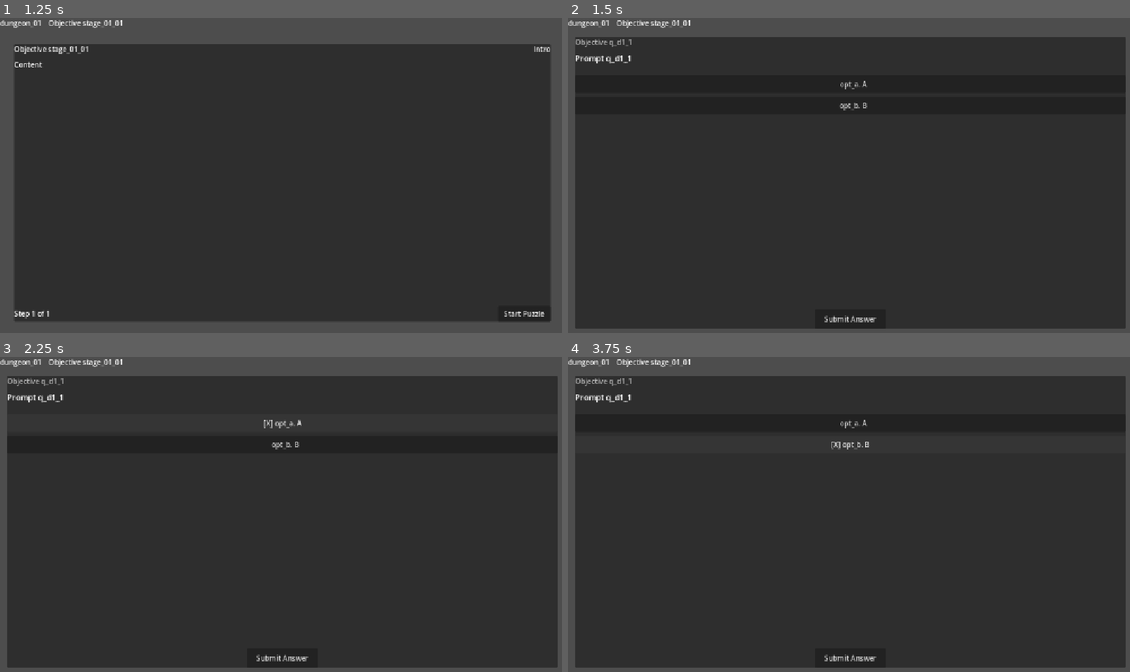
Above: before the commit, frames 1-4 (two rows, left to right).
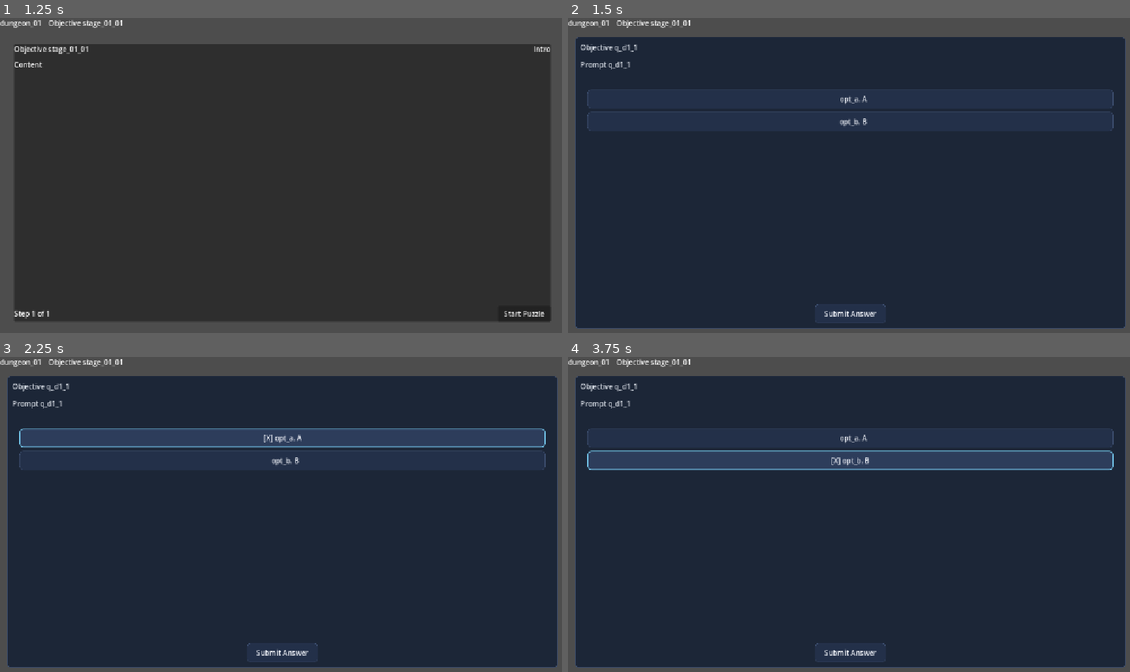
Above: after the commit, the same moments.

Repository: vanthanhcampus57-dev/Mathos
Game: Godot game, scene res://src/app/app_root.tscn
Same seed, same stepped clock (60 frames per second), same inputs: the game is played once before the commit and once after it.
Inputs:
- Up to frame 1 (1.25 s): click "Start New Game" at 0.5 s
- Up to frame 2 (1.5 s): click "Start Puzzle" at 1.25 s
- Up to frame 3 (2.25 s): click "opt_a. A" at 2 s
- Up to frame 4 (3.75 s): click "[X] opt_a. A" at 2.75 s; click "opt_b. B" at 3.5 s

Frame 1 is identical in both runs. In frame 2, 13% of the frame differs, in the area x 1-100%, y 6-99%; in frame 3, 18%; in frame 4, 11%.

Commit message:
feat(ui): implement production Question shell card container and prompt presentation on shared Mathos theme

Diff:
--- a/src/ui/question/question_panel.gd
+++ b/src/ui/question/question_panel.gd
@@ -30,6 +30,10 @@
 	size_flags_horizontal = SIZE_EXPAND_FILL
 	size_flags_vertical = SIZE_EXPAND_FILL
 	custom_minimum_size = Vector2(400, 300)
+
+	if theme == null:
+		theme = load("res://src/ui/theme/mathos_theme.tres")
+	theme_type_variation = &"MathosCard"
 
 	if _main_vbox == null:
 		_main_vbox = get_node_or_null("MainVBox") as VBoxContainer
@@ -51,20 +55,22 @@
 		_main_vbox.set_anchors_preset(PRESET_FULL_RECT)
 		_main_vbox.size_flags_horizontal = SIZE_EXPAND_FILL
 		_main_vbox.size_flags_vertical = SIZE_EXPAND_FILL
-		_main_vbox.add_theme_constant_override("separation", 12)
+		_main_vbox.add_theme_constant_override("separation", 16)
 		add_child(_main_vbox)
 
 	if _objective_label == null:
 		_objective_label = Label.new()
 		_objective_label.name = "ObjectiveLabel"
+		_objective_label.theme_type_variation = &"MathosMeta"
 		_objective_label.visible = false
 		_main_vbox.add_child(_objective_label)
 
 	if _prompt_label == null:
 		_prompt_label = Label.new()
 		_prompt_label.name = "PromptLabel"
+		_prompt_label.theme_type_variation = &"MathosHeading"
 		_prompt_label.autowrap_mode = TextServer.AUTOWRAP_WORD_SMART
-		_prompt_label.custom_minimum_size = Vector2(0, 40)
+		_prompt_label.custom_minimum_size = Vector2(0, 44)
 		_prompt_label.size_flags_horizontal = SIZE_EXPAND_FILL
 		_main_vbox.add_child(_prompt_label)
 
@@ -78,6 +84,7 @@
 	if _feedback_label == null:
 		_feedback_label = Label.new()
 		_feedback_label.name = "FeedbackLabel"
+		_feedback_label.autowrap_mode = TextServer.AUTOWRAP_WORD_SMART
 		_feedback_label.visible = false
 		_main_vbox.add_child(_feedback_label)
 
@@ -88,6 +95,16 @@
 		_submit_button.custom_minimum_size = Vector2(160, 44)
 		_submit_button.size_flags_horizontal = SIZE_SHRINK_CENTER
 		_main_vbox.add_child(_submit_button)
+
+	# Ensure theme variations and layout properties on existing scene nodes
+	if _objective_label != null:
+		_objective_label.theme_type_variation = &"MathosMeta"
+	if _prompt_label != null:
+		_prompt_label.theme_type_variation = &"MathosHeading"
+		_prompt_label.autowrap_mode = TextServer.AUTOWRAP_WORD_SMART
+		_prompt_label.custom_minimum_size = Vector2(0, 44)
+	if _feedback_label != null:
+		_feedback_label.autowrap_mode = TextServer.AUTOWRAP_WORD_SMART
 
 	if _submit_button != null and not _submit_button.pressed.is_connected(_on_submit_button_pressed):
 		_submit_button.pressed.connect(_on_submit_button_pressed)
--- a/src/ui/question/question_panel.tscn
+++ b/src/ui/question/question_panel.tscn
@@ -1,6 +1,7 @@
-[gd_scene load_steps=2 format=3 uid="uid://c8qpanel001"]
+[gd_scene load_steps=3 format=3 uid="uid://c8qpanel001"]
 
 [ext_resource type="Script" path="res://src/ui/question/question_panel.gd" id="1_qpanel"]
+[ext_resource type="Theme" path="res://src/ui/theme/mathos_theme.tres" id="2_mtheme"]
 
 [node name="QuestionPanel" type="PanelContainer"]
 anchors_preset = 15
@@ -10,36 +11,39 @@
 grow_vertical = 2
 size_flags_horizontal = 3
 size_flags_vertical = 3
+theme = ExtResource("2_mtheme")
+theme_type_variation = &"MathosCard"
 script = ExtResource("1_qpanel")
 
 [node name="MainVBox" type="VBoxContainer" parent="."]
 layout_mode = 2
 size_flags_horizontal = 3
 size_flags_vertical = 3
-theme_override_constants/separation = 12
+theme_override_constants/separation = 16
 
 [node name="ObjectiveLabel" type="Label" parent="MainVBox"]
 visible = false
 layout_mode = 2
-theme_override_colors/font_color = Color(0.7, 0.7, 0.7, 1)
+theme_type_variation = &"MathosMeta"
 
 [node name="PromptLabel" type="Label" parent="MainVBox"]
-custom_minimum_size = Vector2(0, 40)
+custom_minimum_size = Vector2(0, 44)
 layout_mode = 2
 size_flags_horizontal = 3
-theme_override_colors/font_color = Color(1, 1, 1, 1)
-theme_override_font_sizes/font_size = 18
+theme_type_variation = &"MathosHeading"
 autowrap_mode = 3
 
 [node name="InteractionContainer" type="MarginContainer" parent="MainVBox"]
 layout_mode = 2
 size_flags_horizontal = 3
 size_flags_vertical = 3
+theme_override_constants/margin_top = 8
+theme_override_constants/margin_bottom = 8
 
 [node name="FeedbackLabel" type="Label" parent="MainVBox"]
 visible = false
 layout_mode = 2
-theme_override_colors/font_color = Color(0.2, 0.8, 0.2, 1)
+autowrap_mode = 3
 
 [node name="SubmitButton" type="Button" parent="MainVBox"]
 custom_minimum_size = Vector2(160, 44)
